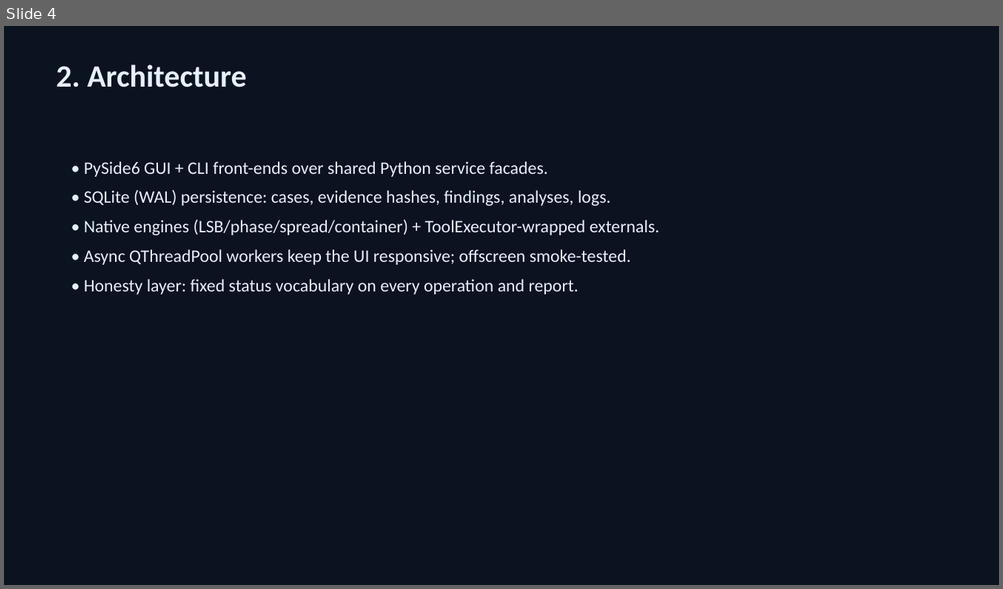
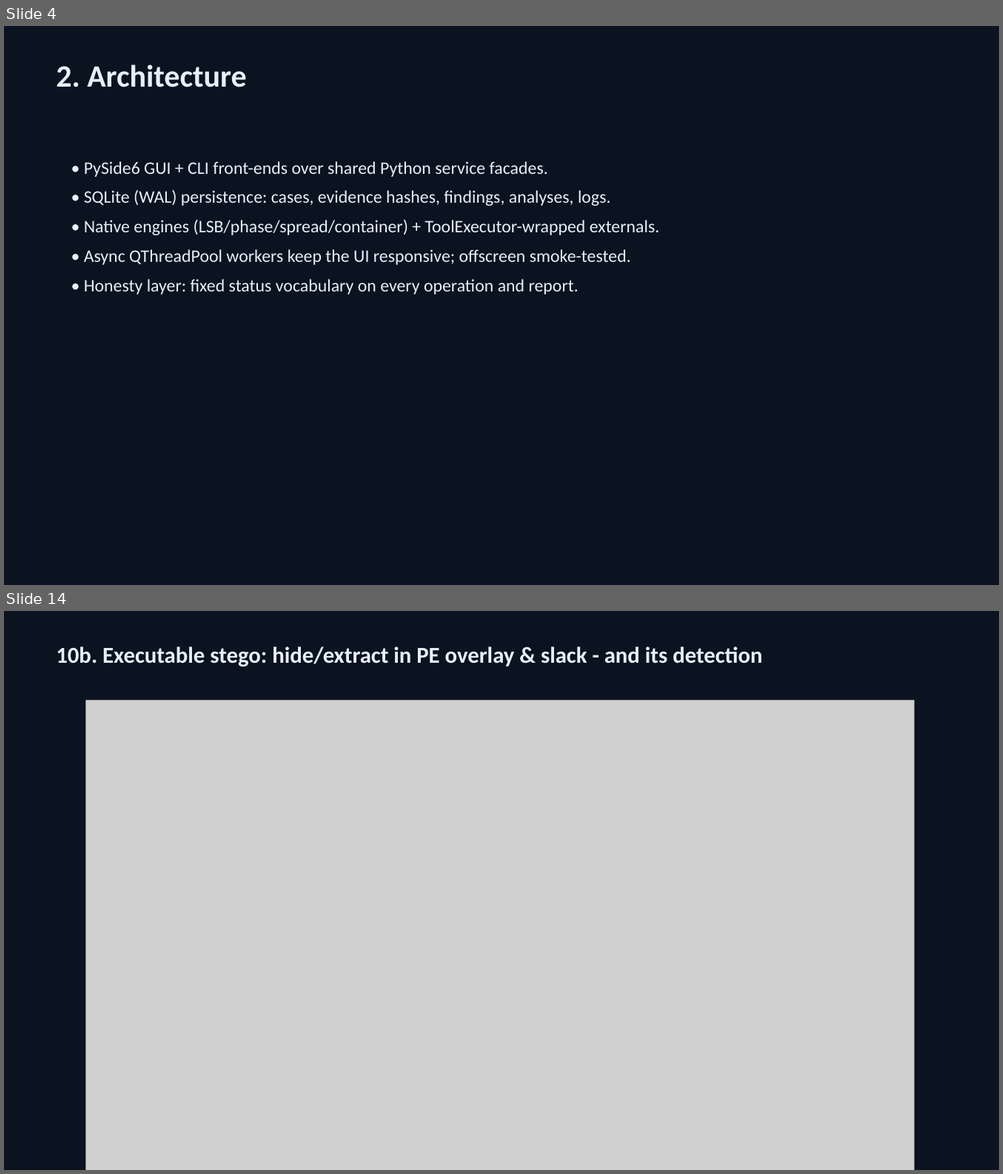
Before and after one commit to ko456123mo-jpg/Se2, a slide deck: StegoNexus_Presentation.pptx. Shown one above the other, each under a label of ours: slide 4 before the commit, slides 4 and 14 after it; the slides between them are not shown. The pictures are 1003x589 and 1003x1174 pixels, drawn with LibreOffice and Linux fonts; fonts in the diff are those of the drawing; grey boxes stand for pictures. Boxes give left, top, right and bottom in pixels: in the first picture for what was removed or moved away, otherwise in the second. Text is boxed around its words. In the diff, an @@ line names an element or a change of style, - is before the commit and + after.

```diff
--- a/StegoNexus_Presentation.pptx
+++ b/StegoNexus_Presentation.pptx
@@ slide 14 added at bbox=[4, 611, 999, 1170], background #0B1220 @@
@@ text added at bbox=[56, 647, 762, 667], 22 pt, text #E6F0FB, bold @@
+10b. Executable stego: hide/extract in PE overlay & slack - and its detection
@@ picture added at bbox=[86, 701, 914, 1170] @@
```
Also in this commit, not shown: 2 slides changed, 6 other files.
